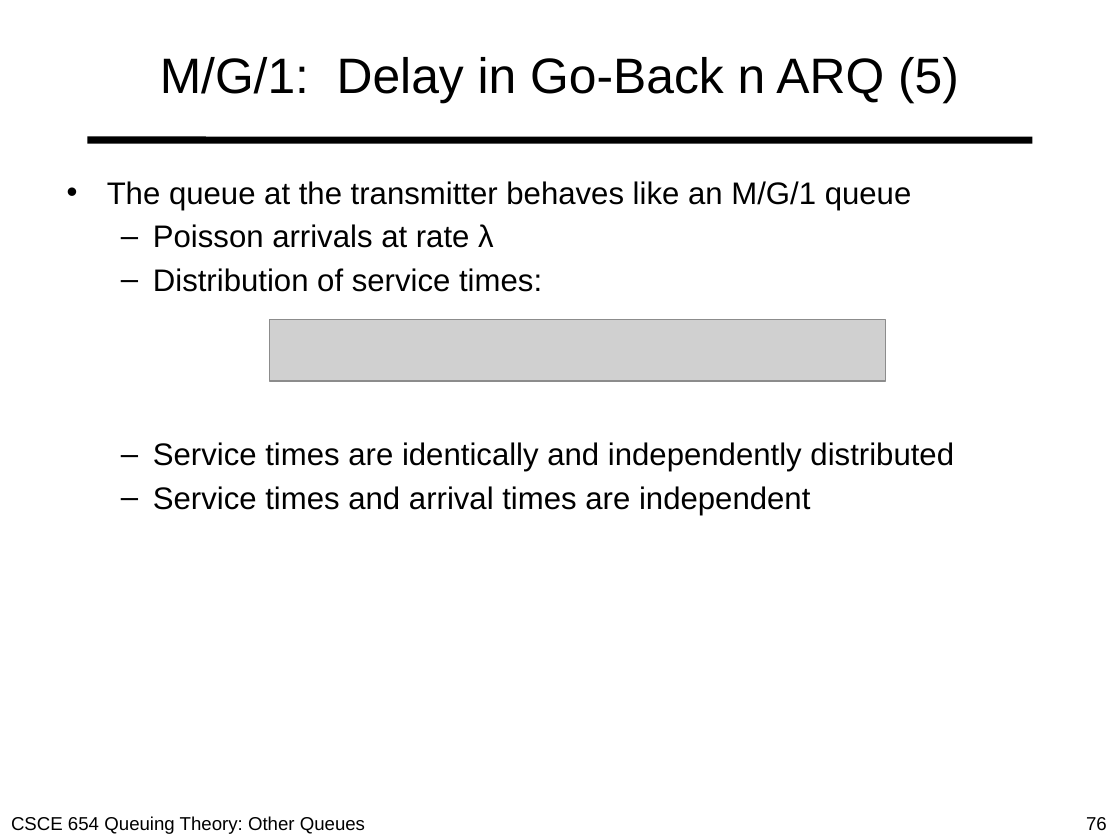
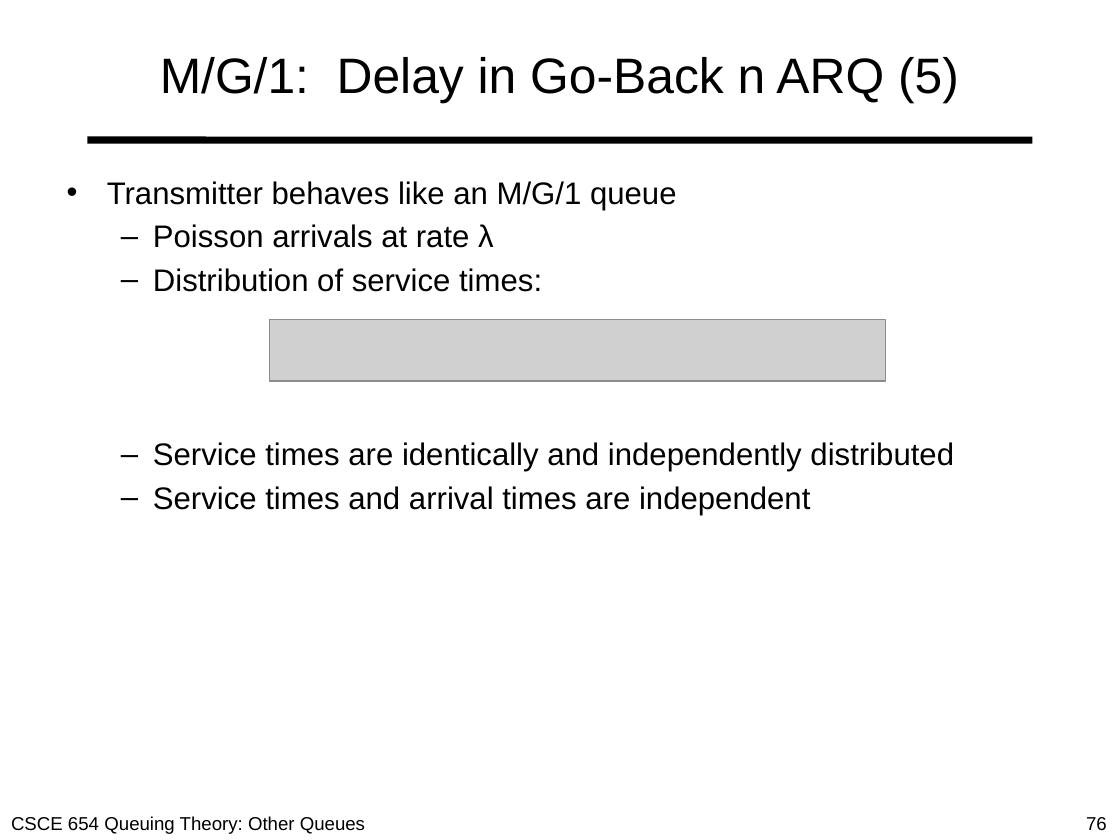
Before and after one commit to MHayden18/Communications, a slide deck: slide 76 of Powerpoints/05_Other_queues.pptx. Drawn at 1120x840 pixels with LibreOffice and Linux fonts; fonts in the diff are those of the drawing; grey boxes stand for pictures. Boxes give left, top, right and bottom in pixels: in the first picture for what was removed or moved away, otherwise in the second. Text is boxed around its words. In the diff, an @@ line names an element or a change of style, - is before the commit and + after.

```diff
--- a/Powerpoints/05_Other_queues.pptx
+++ b/Powerpoints/05_Other_queues.pptx
@@ text at box(107, 181, 677, 210): text changed @@
-• The queue at the transmitter behaves like an M/G/1 queue
+• Transmitter behaves like an M/G/1 queue
```
Also in this commit, not shown: 11 other slides changed, 1 slide removed, 1 other file.
